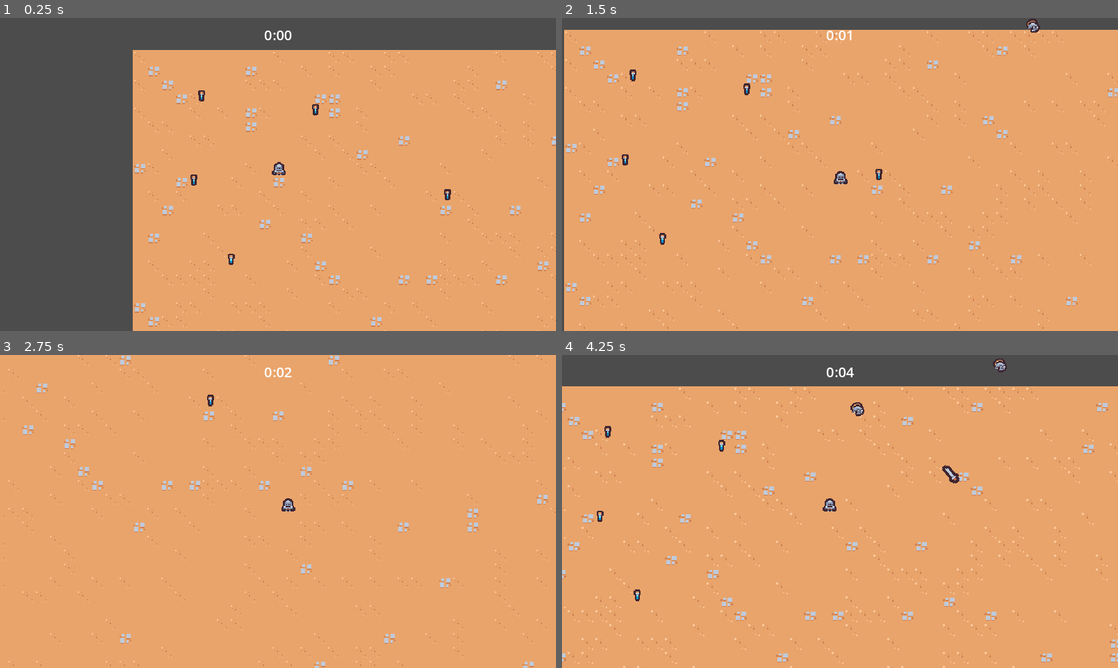
Above: before the commit, frames 1-4 (two rows, left to right).
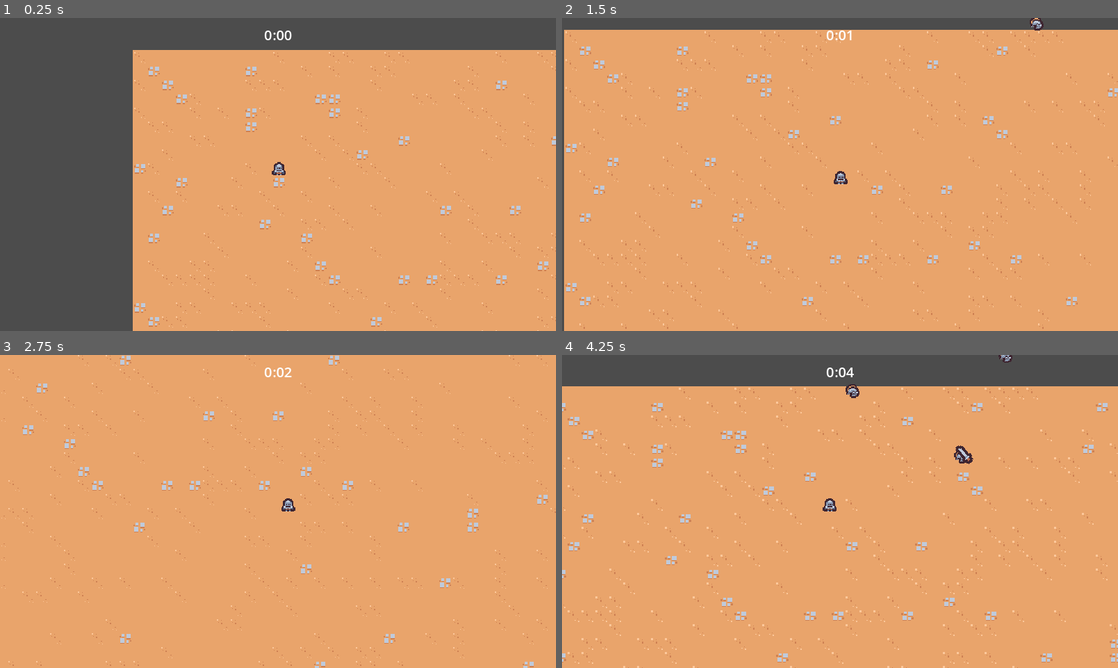
Above: after the commit, the same moments.

Repository: Daiee/Godot-Study
Game: Godot game, scene res://scenes/main/main.tscn
The game is run twice, just before and just after one commit, with the same random seed, the same clock (stepped at 60 frames per second) and the same inputs.
Inputs:
- Up to frame 1 (0.25 s): no input
- Up to frame 2 (1.5 s): hold D (move_right) 0.53-1.28 s; hold S (move_down) from 1.28 s (still down)
- Up to frame 3 (2.75 s): release S (move_down) at 2.03 s; hold D (move_right) from 2.03 s (still down)
- Up to frame 4 (4.25 s): release D (move_right) at 2.78 s; hold W (move_up) 2.78-3.53 s; hold A (move_left) from 3.53 s (still down)

The runs differ from the first frame. In frame 1, 0.2% of the frame differs, in the area x 34-82%, y 23-79%; in frame 2, 0.3%; in frame 3, less than 0.1%; in frame 4, 0.7%, in the area x 6-81%, y 0-79%.

Commit message:
1.打击区域和受击区域分别与敌人和能力进行解耦 2.敌人的血量系统初步完成

Diff:
--- /dev/null
+++ b/2DSurvivorsCourse/scenes/ability/sword_ability/sword_ability.gd
@@ -0,0 +1,5 @@
+extends Node2D
+
+class_name SwordAbility
+
+@onready var hitbox_component: HitboxComponent = $HitboxComponent
--- a/2DSurvivorsCourse/scenes/ability/sword_ability/sword_ability.tscn
+++ b/2DSurvivorsCourse/scenes/ability/sword_ability/sword_ability.tscn
@@ -1,6 +1,8 @@
-[gd_scene load_steps=6 format=3 uid="uid://dqh46m3p5gexi"]
+[gd_scene load_steps=8 format=3 uid="uid://dqh46m3p5gexi"]
 
 [ext_resource type="Texture2D" uid="uid://qwfqb063exhi" path="res://scenes/ability/sword_ability/sword.png" id="1_0loay"]
+[ext_resource type="Script" path="res://scenes/ability/sword_ability/sword_ability.gd" id="1_cs3cs"]
+[ext_resource type="PackedScene" uid="uid://iff0calf2cfg" path="res://scenes/component/hit_box_component/hit_box_component.tscn" id="2_avbjp"]
 
 [sub_resource type="Animation" id="Animation_qisd2"]
 length = 0.001
@@ -31,7 +33,7 @@
 tracks/2/type = "value"
 tracks/2/imported = false
 tracks/2/enabled = true
-tracks/2/path = NodePath("Area2D/CollisionShape2D:disabled")
+tracks/2/path = NodePath("HitboxComponent/CollisionShape2D:disabled")
 tracks/2/interp = 1
 tracks/2/loop_wrap = true
 tracks/2/keys = {
@@ -86,7 +88,7 @@
 tracks/3/type = "value"
 tracks/3/imported = false
 tracks/3/enabled = true
-tracks/3/path = NodePath("Area2D/CollisionShape2D:disabled")
+tracks/3/path = NodePath("HitboxComponent/CollisionShape2D:disabled")
 tracks/3/interp = 1
 tracks/3/loop_wrap = true
 tracks/3/keys = {
@@ -102,10 +104,11 @@
 "swing": SubResource("Animation_0ehma")
 }
 
-[sub_resource type="RectangleShape2D" id="RectangleShape2D_u5605"]
+[sub_resource type="RectangleShape2D" id="RectangleShape2D_2mnlk"]
 size = Vector2(26, 43)
 
 [node name="SwordAbility" type="Node2D"]
+script = ExtResource("1_cs3cs")
 
 [node name="AnimationPlayer" type="AnimationPlayer" parent="."]
 libraries = {
@@ -118,11 +121,9 @@
 offset = Vector2(0, -5)
 flip_h = true
 
-[node name="Area2D" type="Area2D" parent="."]
-collision_layer = 4
-collision_mask = 0
+[node name="HitboxComponent" parent="." instance=ExtResource("2_avbjp")]
 
-[node name="CollisionShape2D" type="CollisionShape2D" parent="Area2D"]
+[node name="CollisionShape2D" type="CollisionShape2D" parent="HitboxComponent"]
 position = Vector2(13, 3.25)
-shape = SubResource("RectangleShape2D_u5605")
+shape = SubResource("RectangleShape2D_2mnlk")
 disabled = true
--- /dev/null
+++ b/2DSurvivorsCourse/scenes/component/health_component/health_component.gd
@@ -0,0 +1,23 @@
+extends Node
+
+class_name HealthComponent
+
+signal died
+
+@export var max_health: float = 10.0
+var current_health: float
+
+
+func _ready() -> void:
+	current_health = max_health
+
+
+func damage(damage_amount: float) -> void:
+	current_health = max(current_health - damage_amount, 0)
+	Callable(check_death).call_deferred()
+
+
+func check_death() -> void:
+	if current_health == 0:
+		died.emit()
+		owner.queue_free()
--- /dev/null
+++ b/2DSurvivorsCourse/scenes/component/health_component/health_component.tscn
@@ -0,0 +1,6 @@
+[gd_scene load_steps=2 format=3 uid="uid://dnvcqrkvd18p0"]
+
+[ext_resource type="Script" path="res://scenes/component/health_component/health_component.gd" id="1_t21gq"]
+
+[node name="HealthComponent" type="Node"]
+script = ExtResource("1_t21gq")
--- /dev/null
+++ b/2DSurvivorsCourse/scenes/component/hit_box_component/hit_box_component.gd
@@ -0,0 +1,5 @@
+extends Area2D
+
+class_name HitboxComponent
+
+var damage: float = 5
--- /dev/null
+++ b/2DSurvivorsCourse/scenes/component/hit_box_component/hit_box_component.tscn
@@ -0,0 +1,8 @@
+[gd_scene load_steps=2 format=3 uid="uid://iff0calf2cfg"]
+
+[ext_resource type="Script" path="res://scenes/component/hit_box_component/hit_box_component.gd" id="1_s3lhq"]
+
+[node name="HitboxComponent" type="Area2D"]
+collision_layer = 4
+collision_mask = 0
+script = ExtResource("1_s3lhq")
--- /dev/null
+++ b/2DSurvivorsCourse/scenes/component/hurt_box_component/hurt_box_component.gd
@@ -0,0 +1,19 @@
+extends Area2D
+
+class_name HurtboxComponent
+
+@export var health_component: Node
+
+
+func _ready() -> void:
+	self.area_entered.connect(on_area_entered)
+
+func on_area_entered(other_area: Area2D) -> void:
+	if not other_area is HitboxComponent:
+		return
+
+	if health_component == null:
+		return
+
+	var hitbox_component = other_area as HitboxComponent
+	health_component.damage(hitbox_component.damage)
--- /dev/null
+++ b/2DSurvivorsCourse/scenes/component/hurt_box_component/hurt_box_component.tscn
@@ -0,0 +1,8 @@
+[gd_scene load_steps=2 format=3 uid="uid://ev7n6vhdql3e"]
+
+[ext_resource type="Script" path="res://scenes/component/hurt_box_component/hurt_box_component.gd" id="1_rv4eh"]
+
+[node name="HurtboxComponent" type="Area2D"]
+collision_layer = 0
+collision_mask = 4
+script = ExtResource("1_rv4eh")
--- /dev/null
+++ b/2DSurvivorsCourse/scenes/component/vial_drop_component/vial_drop_component.gd
@@ -0,0 +1,25 @@
+extends Node
+
+@export_range(0, 1) var drop_percent: float = .5
+@export var health_component: Node
+@export var vial_sence: PackedScene
+
+
+func _ready() -> void:
+	(health_component as HealthComponent).died.connect(on_died)
+
+
+func on_died() -> void:
+	if randf() > drop_percent:
+		return
+
+	if vial_sence == null:
+		return
+
+	if not owner is Node2D:
+		return
+
+	var spawn_position: Vector2 = (owner as Node2D).global_position
+	var vial_instance = vial_sence.instantiate() as Node2D
+	owner.get_parent().add_child(vial_instance)
+	vial_instance.global_position = spawn_position
--- /dev/null
+++ b/2DSurvivorsCourse/scenes/component/vial_drop_component/vial_drop_component.tscn
@@ -0,0 +1,8 @@
+[gd_scene load_steps=3 format=3 uid="uid://wg53hytpulwp"]
+
+[ext_resource type="Script" path="res://scenes/component/vial_drop_component/vial_drop_component.gd" id="1_2xer2"]
+[ext_resource type="PackedScene" uid="uid://ct4vh7vsppe8v" path="res://scenes/game_object/experience_vial/experience_vial.tscn" id="2_sbdoy"]
+
+[node name="VialDropComponent" type="Node"]
+script = ExtResource("1_2xer2")
+vial_sence = ExtResource("2_sbdoy")
--- a/2DSurvivorsCourse/scenes/game_object/basic_enemy/basic_enemy.gd
+++ b/2DSurvivorsCourse/scenes/game_object/basic_enemy/basic_enemy.gd
@@ -1,14 +1,12 @@
 extends CharacterBody2D
 
-const MAX_SPEED = 50
+const MAX_SPEED = 40
 
-
-func _ready() -> void:
-	$Area2D.area_entered.connect(on_area_entered)
+@onready var health_component: HealthComponent = $HealthComponent
 
 
 func _process(_delta: float) -> void:
-	var direction: Vector2 = get_player_direction() # 方向
+	var direction: Vector2 = get_player_direction() # 方向O
 	self.velocity = direction * MAX_SPEED
 	move_and_slide()
 
@@ -20,7 +18,3 @@
 	if player_node != null:
 		return (player_node.global_position - global_position).normalized()
 	return Vector2.ZERO
-
-
-func on_area_entered(_area: Area2D) -> void:
-	queue_free()
--- a/2DSurvivorsCourse/scenes/game_object/basic_enemy/basic_enemy.tscn
+++ b/2DSurvivorsCourse/scenes/game_object/basic_enemy/basic_enemy.tscn
@@ -1,9 +1,12 @@
-[gd_scene load_steps=5 format=3 uid="uid://d34rkcdmd0wu3"]
+[gd_scene load_steps=8 format=3 uid="uid://d34rkcdmd0wu3"]
 
 [ext_resource type="Script" path="res://scenes/game_object/basic_enemy/basic_enemy.gd" id="1_w7k40"]
 [ext_resource type="Texture2D" uid="uid://cjc7336xnokq0" path="res://scenes/game_object/basic_enemy/mouse.png" id="2_3oapr"]
+[ext_resource type="PackedScene" uid="uid://dnvcqrkvd18p0" path="res://scenes/component/health_component/health_component.tscn" id="2_jcxel"]
+[ext_resource type="PackedScene" uid="uid://wg53hytpulwp" path="res://scenes/component/vial_drop_component/vial_drop_component.tscn" id="3_88goo"]
+[ext_resource type="PackedScene" uid="uid://ev7n6vhdql3e" path="res://scenes/component/hurt_box_component/hurt_box_component.tscn" id="4_kdcrw"]
 
-[sub_resource type="CircleShape2D" id="CircleShape2D_uw30p"]
+[sub_resource type="CircleShape2D" id="CircleShape2D_akni7"]
 
 [sub_resource type="CircleShape2D" id="CircleShape2D_ulcko"]
 radius = 6.0
@@ -14,13 +17,17 @@
 motion_mode = 1
 script = ExtResource("1_w7k40")
 
-[node name="Area2D" type="Area2D" parent="."]
-collision_layer = 0
-collision_mask = 4
+[node name="HealthComponent" parent="." instance=ExtResource("2_jcxel")]
 
-[node name="CollisionShape2D" type="CollisionShape2D" parent="Area2D"]
+[node name="VialDropComponent" parent="." node_paths=PackedStringArray("health_component") instance=ExtResource("3_88goo")]
+health_component = NodePath("../HealthComponent")
+
+[node name="HurtboxComponent" parent="." node_paths=PackedStringArray("health_component") instance=ExtResource("4_kdcrw")]
+health_component = NodePath("../HealthComponent")
+
+[node name="CollisionShape2D" type="CollisionShape2D" parent="HurtboxComponent"]
 position = Vector2(0, -4)
-shape = SubResource("CircleShape2D_uw30p")
+shape = SubResource("CircleShape2D_akni7")
 
 [node name="Sprite2D" type="Sprite2D" parent="."]
 texture = ExtResource("2_3oapr")
--- a/2DSurvivorsCourse/scenes/game_object/game_cemera/game_camera.gd
+++ b/2DSurvivorsCourse/scenes/game_object/game_cemera/game_camera.gd
@@ -1,6 +1,6 @@
 extends Camera2D
 
-var target_position = Vector2.ZERO
+var target_position: Vector2 = Vector2.ZERO
 
 
 func _ready() -> void:
--- a/2DSurvivorsCourse/scenes/main/main.tscn
+++ b/2DSurvivorsCourse/scenes/main/main.tscn
@@ -7,7 +7,6 @@
 [ext_resource type="PackedScene" uid="uid://byxjpu331q6qh" path="res://scenes/game_object/game_cemera/game_camera.tscn" id="1_joaho"]
 [ext_resource type="PackedScene" uid="uid://cgl0eh8dr0klk" path="res://scenes/manager/arena_time_manager/arena_time_manager.tscn" id="2_kapdm"]
 [ext_resource type="PackedScene" uid="uid://cqp0wfvnhhf0h" path="res://scenes/manager/experience_manager/experience_manager.tscn" id="4_qe0e5"]
-[ext_resource type="PackedScene" uid="uid://ct4vh7vsppe8v" path="res://scenes/game_object/experience_vial/experience_vial.tscn" id="7_8vk7n"]
 
 [node name="Main" type="Node"]
 
@@ -29,18 +28,3 @@
 
 [node name="Player" parent="." instance=ExtResource("1_2qqew")]
 position = Vector2(168, 144)
-
-[node name="ExperienceVial" parent="." instance=ExtResource("7_8vk7n")]
-position = Vector2(362, 166)
-
-[node name="ExperienceVial2" parent="." instance=ExtResource("7_8vk7n")]
-position = Vector2(113, 240)
-
-[node name="ExperienceVial3" parent="." instance=ExtResource("7_8vk7n")]
-position = Vector2(70, 149)
-
-[node name="ExperienceVial4" parent="." instance=ExtResource("7_8vk7n")]
-position = Vector2(79, 52)
-
-[node name="ExperienceVial5" parent="." instance=ExtResource("7_8vk7n")]
-position = Vector2(210, 68)
--- a/2DSurvivorsCourse/scenes/manager/arena_time_manager/arena_time_manager.gd
+++ b/2DSurvivorsCourse/scenes/manager/arena_time_manager/arena_time_manager.gd
@@ -1,6 +1,6 @@
 extends Node
 
-@onready var timer = $Timer
+@onready var timer: Timer = $Timer
 
 func get_time_elapsed() -> float:
 	return timer.wait_time - timer.time_left
--- a/2DSurvivorsCourse/scenes/manager/experience_manager/experience_manager.gd
+++ b/2DSurvivorsCourse/scenes/manager/experience_manager/experience_manager.gd
@@ -1,6 +1,6 @@
 extends Node
 
-var current_experience = 0
+var current_experience: float = 0
 
 
 func _ready() -> void:
--- a/2DSurvivorsCourse/scenes/ui/arena_time_ui.gd
+++ b/2DSurvivorsCourse/scenes/ui/arena_time_ui.gd
@@ -2,7 +2,7 @@
 
 @export var arena_time_manager: Node
 
-@onready var label = $%Label
+@onready var label: Label = $%Label
 
 
 func _process(_delta: float) -> void:
Not shown: 1 places in 2DSurvivorsCourse/scenes/main/main.tscn that only renumber resources
